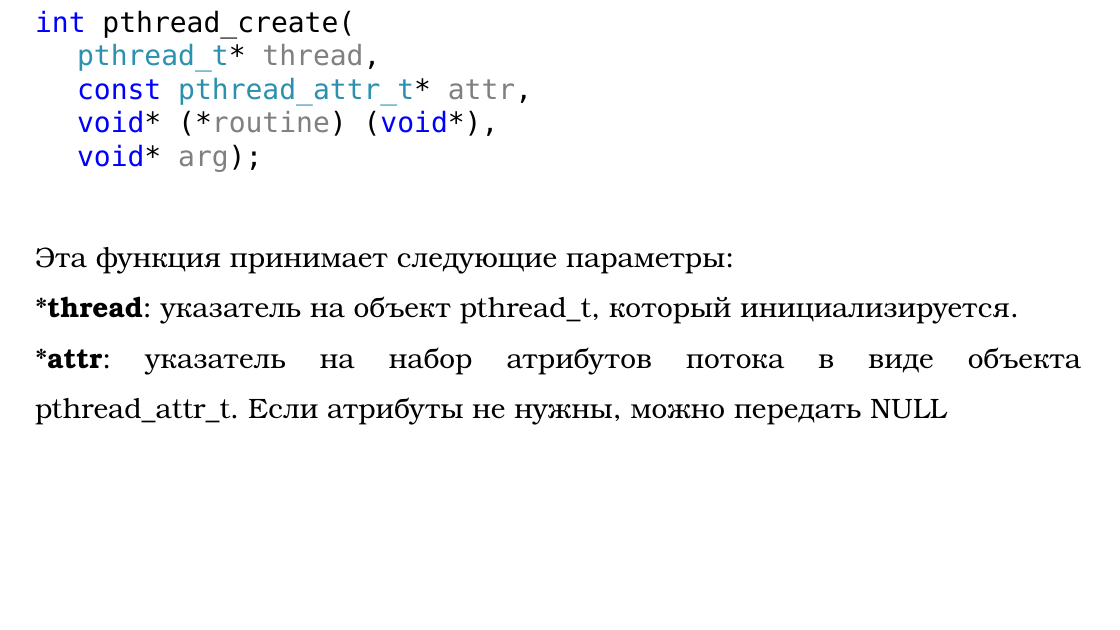
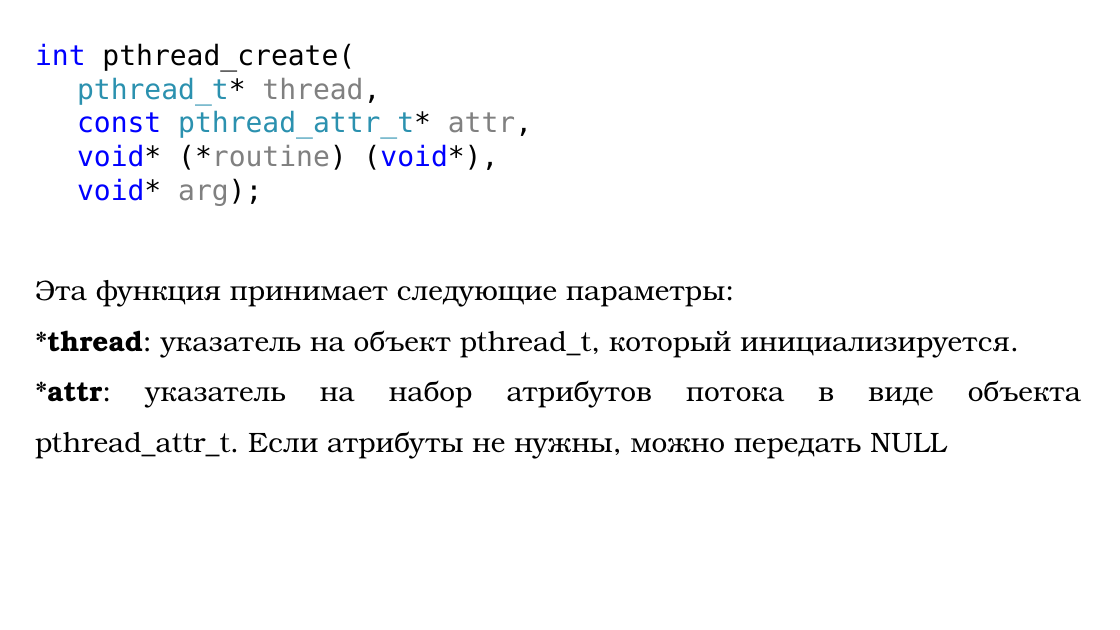
Before and after one commit to DaniilKlyukin/PiASI-4, a slide deck: slide 56 of Лекции/ПиАСИ лек 7 Си.pptx. Drawn at 1120x630 pixels with LibreOffice and Linux fonts; fonts in the diff are those of the drawing. Boxes give left, top, right and bottom in pixels: in the first picture for what was removed or moved away, otherwise in the second. Text is boxed around its words. In the diff, an @@ line names an element or a change of style, - is before the commit and + after.

Commit message:
Add C posix threads example

```diff
--- a/Лекции/ПиАСИ лек 7 Си.pptx
+++ b/Лекции/ПиАСИ лек 7 Си.pptx
@@ text "int pthread_create(" moved from (x1=35, y1=10, x2=1009, y2=425) to (x1=35, y1=43, x2=1009, y2=459) @@
```
Also in this commit, not shown: 1 other slide changed, 2 other files.
